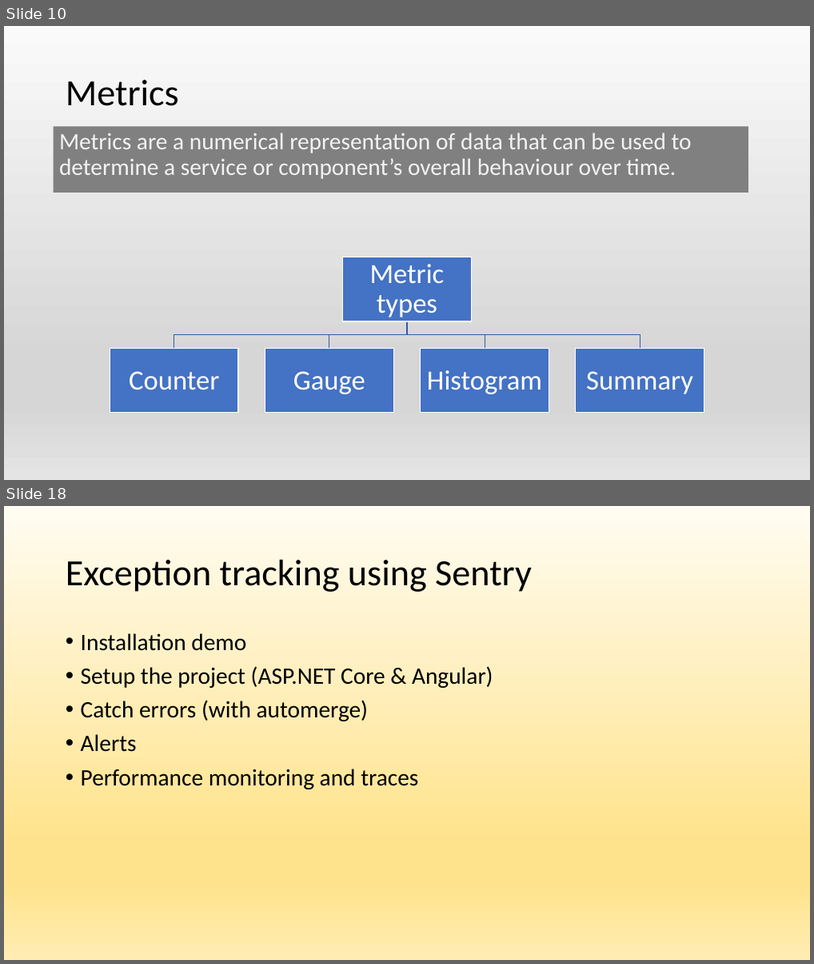
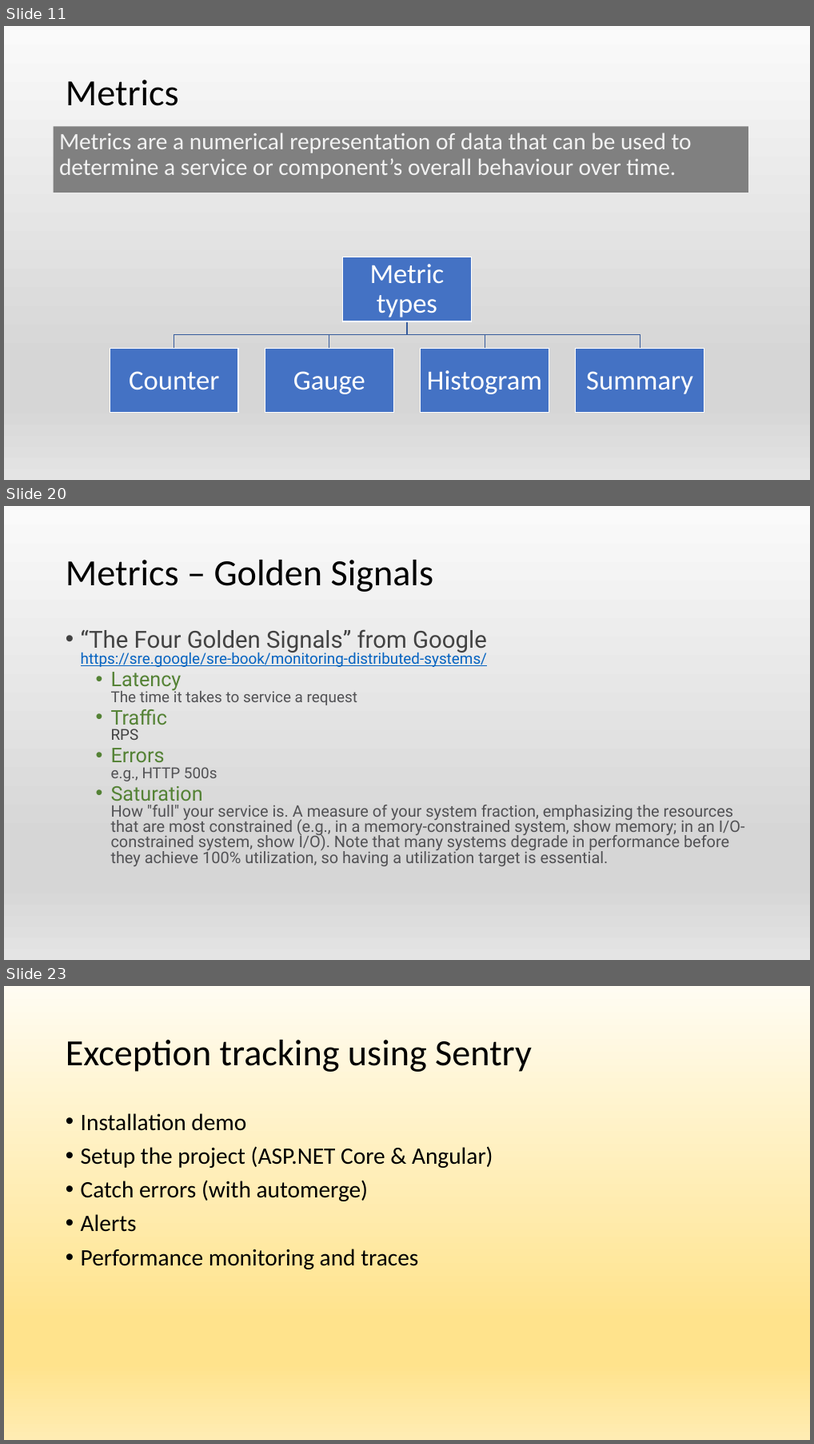
Before and after one commit to Islandskiy/observability, a slide deck: observability.pptx. Shown one above the other, each under a label of ours: slides 10 and 18 before the commit, slides 11, 20 and 23 after it; the slides between them are not shown. The pictures are 814x964 and 814x1444 pixels, drawn with LibreOffice and Linux fonts; fonts in the diff are those of the drawing. Boxes give left, top, right and bottom in pixels: in the first picture for what was removed or moved away, otherwise in the second. Text is boxed around its words. In the diff, an @@ line names an element or a change of style, - is before the commit and + after.

```diff
--- a/observability.pptx
+++ b/observability.pptx
@@ slide 20 added at (4,506,810,960), background gradient #FAFAFA to #D7D7D7 to #E4E4E4 @@
@@ title added at (66,560,434,592), 44 pt, text #000000 @@
+Metrics – Golden Signals
@@ text added at (81,629,746,866), 19 pt, text #515154 @@
+• “The Four Golden Signals” from Google
+  https://sre.google/sre-book/monitoring-distributed-systems/
+  • Latency
+    The time it takes to service a request
+  • Traffic
+    RPS
+  • Errors
+    e.g., HTTP 500s
+  • Saturation
+    How "full" your service is. A measure of your system fraction, emphasizing the resources that are most constrained (e.g., in a memory-constrained system, show memory; in an I/O-constrained system, show I/O). Note that many systems degrade in performance before they achieve 100% utilization, so having a utilization target is essential.
@@ what was slide 10 is now slide 11 @@
@@ what was slide 18 is now slide 23 @@
```
Also in this commit, not shown: 8 slides changed, 5 other slides added, 2 slides removed, 12 other files.
